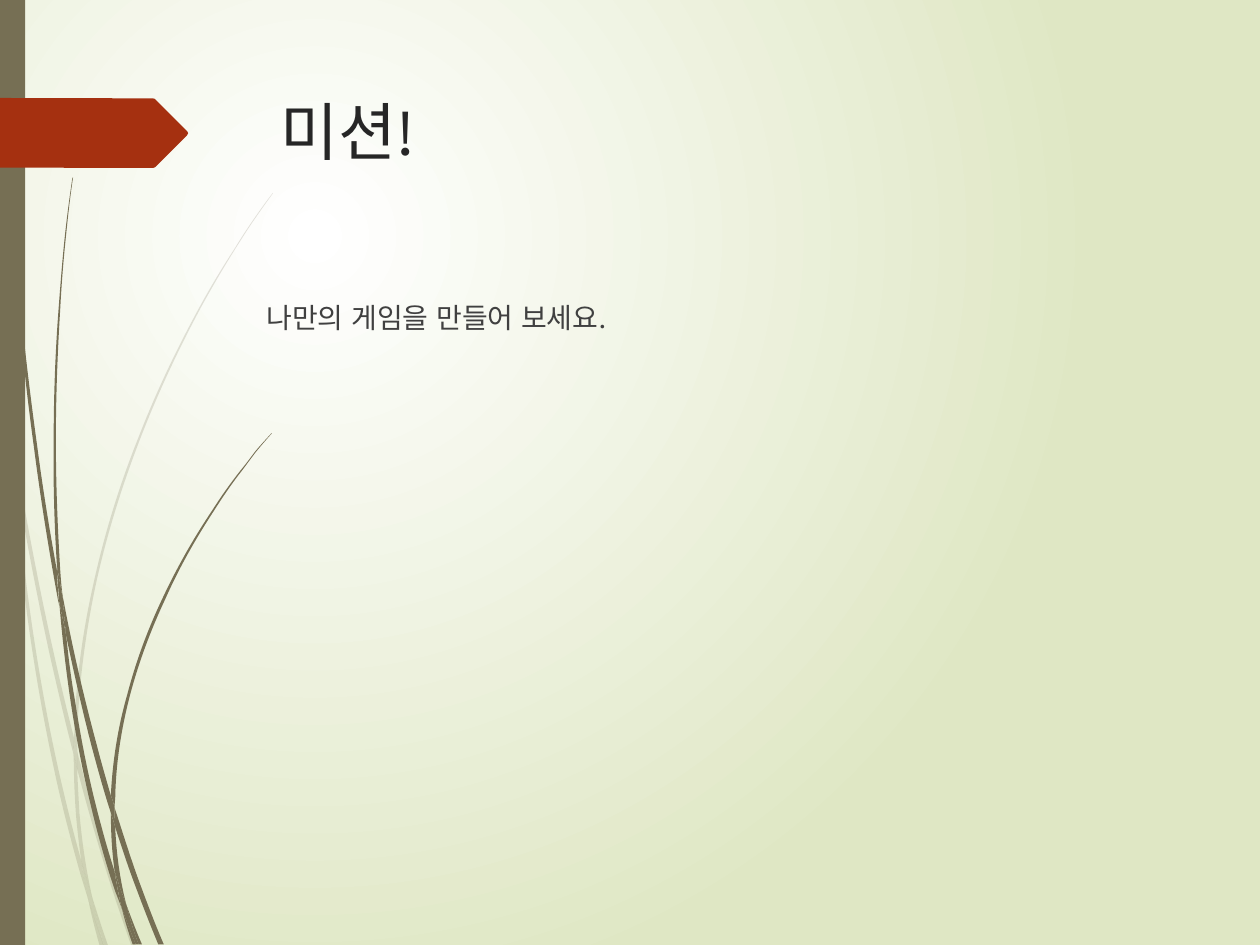
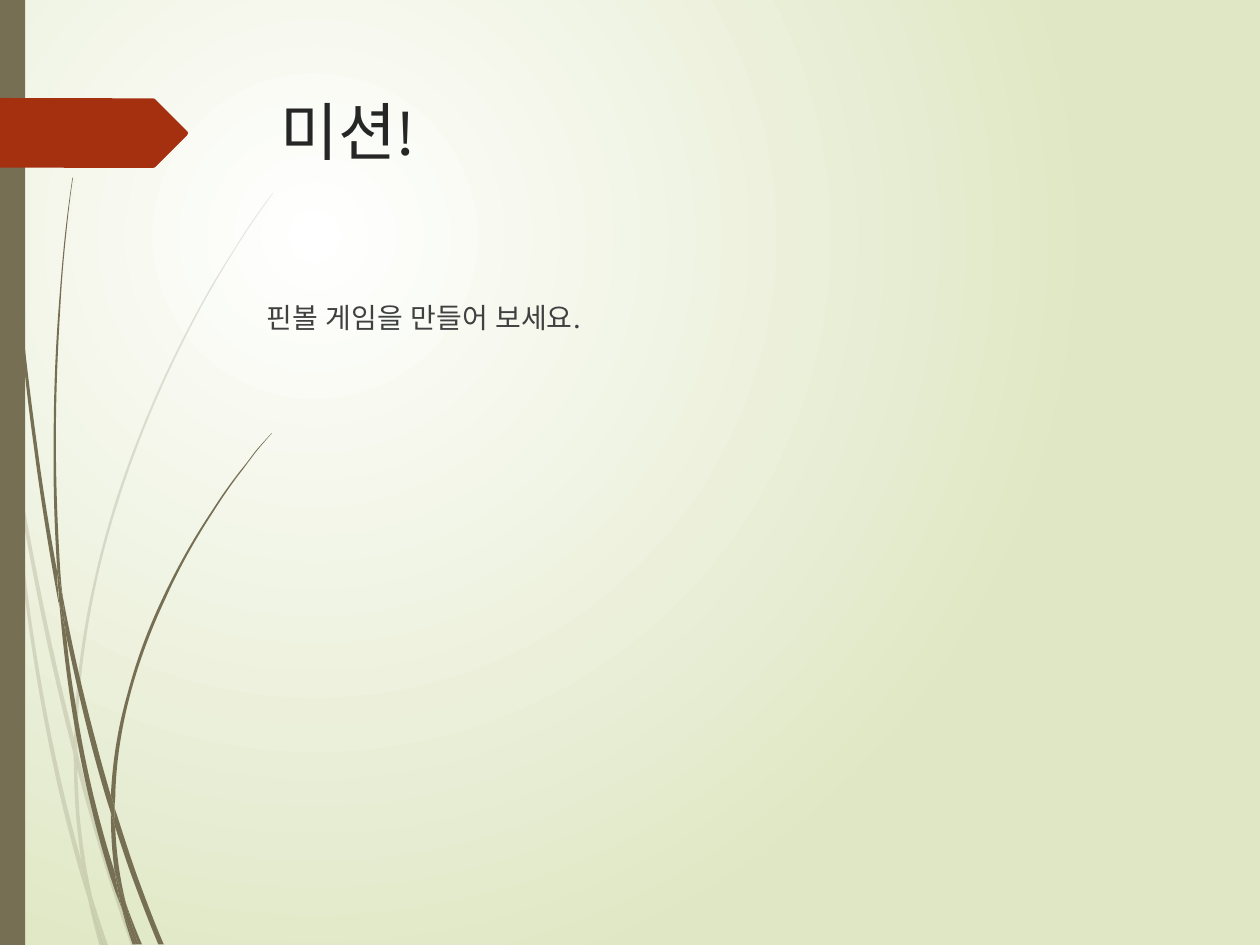
Before and after one commit to freshmea/weizman_python_class, a slide deck: slide 9 of textbook/파이썬6-2교시.pptx (slide 10 before the commit). Drawn at 1260x945 pixels with LibreOffice and Linux fonts; fonts in the diff are those of the drawing. Boxes give left, top, right and bottom in pixels: in the first picture for what was removed or moved away, otherwise in the second. Text is boxed around its words. In the diff, an @@ line names an element or a change of style, - is before the commit and + after.

```diff
--- a/textbook/파이썬6-2교시.pptx
+++ b/textbook/파이썬6-2교시.pptx
@@ text at bbox=[267, 305, 581, 331]: text changed @@
-  나만의 게임을 만들어 보세요.
+  핀볼 게임을 만들어 보세요.
```
Also in this commit, not shown: 4 other slides changed, 3 slides added, 4 slides removed, 5 other files.
